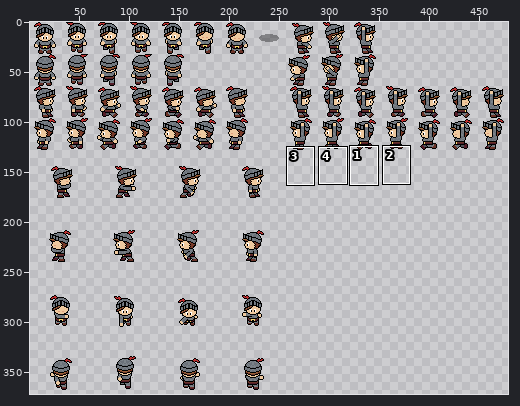
Pixel-art file: Assets/Sprites/player/player_knight_master.aseprite. The first picture is a wide view before the edit; the outline marks the close-up.
Close-up. Before:
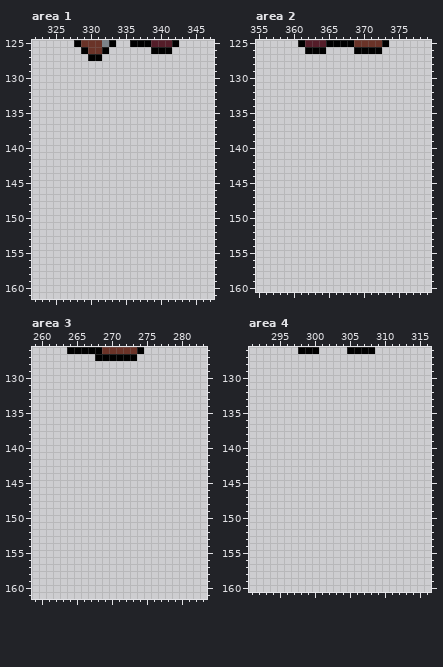
640x640 pixels, 1 frame. Shown: area 1: x 322..347, y 125..161; area 2: x 355..379, y 125..160; area 3: x 259..283, y 126..161; area 4: x 291..316, y 126..160. The wide view leaves out empty margins. The commit also changed other parts of the picture, which this record leaves out.
The same view after the edit:
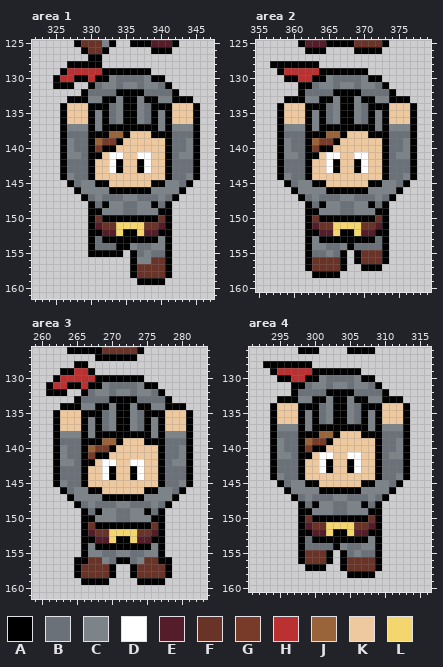
Palette (. is transparent): A #000000  B #6b7179  C #7c8389  D #ffffff  E #541d29  F #6a3328  G #783a29  H #bb3030  J #9a643a  K #eec99f  L #f4d66e
The exact change:
Area 1, layer "Player":
y 128: x 327..331 ..... -> AAAAA
y 129: x 326..338 ............. -> AHHHHHAAAAAAA
y 130: x 325..340 ................ -> AHHAAHAACBBBBCAA
y 131: x 325..327 ... -> AAA; x 330..341 ............ -> ABCCBCCBCCBA
y 132: x 329..342 .............. -> ABBBBAAAABBBBA
y 133: x 327..344 .................. -> AAACCAACAACAACCAAA
y 134: x 326..345 .................... -> AKKKAAABCAACBAAAKKKA
y 135..136: x 326..345 .................... -> AKKKACABCAACBACAKKKA
y 137: x 326..345 .................... -> ACCCACAAAAAAAACACCCA
y 138: x 326..345 .................... -> ABBBAAAJJAKKKAAABBBA
y 139: x 326..345 .................... -> ACBBAJGGAKKKKKKABBCA
y 140: x 326..345 .................... -> ACBBAGAAKKKKKKKABBCA
y 141: x 326..345 .................... -> ACCBAAKDDKKDDKKABCCA
y 142..143: x 326..345 .................... -> ABBBAKKDAKKADKKABBBA
y 144: x 326..345 .................... -> ACBBAKKKKKKKKKKABBCA
y 145: x 327..344 .................. -> ABCCAAKKKKKKAACCBA
y 146: x 328..343 ................ -> ACCCCAAAAAACCCCA
y 147: x 329..342 .............. -> ABCBBBCCBBBCBA
y 148: x 330..341 ............ -> ABACCBBCCABA
y 149: x 330..341 ............ -> AACCCBBCCCAA
y 150: x 330..341 ............ -> AFAAAAAAAAFA
y 151: x 330..341 ............ -> AEFFLLLLFFEA
y 152: x 330..341 ............ -> AAEELAALEEAA
y 153: x 330..341 ............ -> ABAAAAAAAACA
y 154: x 330..341 ............ -> ABBBAACBBCCA
y 155: x 330..334 ..... -> AAAAA; x 336..341 ...... -> ABCBBA
y 156: x 336..341 ...... -> ACCFFA
y 157..158: x 336..341 ...... -> AFFFFA
y 159: x 337..340 .... -> AAAA
Area 2, layer "Player":
y 128: x 357..363 ....... -> AAAAAAA
y 129: x 358..370 ............. -> AHHHHHAAAAAAA
y 130: x 359..372 .............. -> AAHHAACBBBBCAA
y 131: x 361..373 ............. -> AABCCBCCBCCBA
y 132: x 361..374 .............. -> ABBBBAAAABBBBA
y 133: x 359..376 .................. -> AAACCAACAACAACCAAA
y 134: x 358..377 .................... -> AKKKAAABCAACBAAAKKKA
y 135..136: x 358..377 .................... -> AKKKACABCAACBACAKKKA
y 137: x 358..377 .................... -> ACCCACAAAAAAAACACCCA
y 138: x 358..377 .................... -> ABBBAAAJJAKKKAAABBBA
y 139: x 358..377 .................... -> ACBBAJGGAKKKKKKABBCA
y 140: x 358..377 .................... -> ACBBAGAAKKKKKKKABBCA
y 141: x 358..377 .................... -> ACCBAAKDDKKDDKKABCCA
y 142..143: x 358..377 .................... -> ABBBAKKDAKKADKKABBBA
y 144: x 358..377 .................... -> ACBBAKKKKKKKKKKABBCA
y 145: x 359..376 .................. -> ABCCAAKKKKKKAACCBA
y 146: x 360..375 ................ -> ACCCCAAAAAACCCCA
y 147: x 361..374 .............. -> ABCBBBCCBBBCBA
y 148: x 362..373 ............ -> ABACCBBCCABA
y 149: x 362..373 ............ -> AACCCBBCCCAA
y 150: x 362..373 ............ -> AFAAAAAAAAFA
y 151: x 362..373 ............ -> AEFFLLLLFFEA
y 152: x 362..373 ............ -> AAEELAALEEAA
y 153: x 362..373 ............ -> ACAAAAAAAABA
y 154: x 362..373 ............ -> ACCBBCABBBBA
y 155: x 362..367 ...... -> ABBCBA; x 369..373 ..... -> AFFFA
y 156: x 362..367 ...... -> AFFFFA; x 369..373 ..... -> AFFFA
y 157: x 362..367 ...... -> AFFFFA; x 370..372 ... -> AAA
y 158: x 363..366 .... -> AAAA
Area 3, layer "Player":
y 128: x 265..266 .. -> AA
y 129: x 263..267 ..... -> AAHHA
y 130: x 262..274 ............. -> AHHHHHAAAAAAA
y 131: x 261..276 ................ -> AHHAAHAACBBBBCAA
y 132: x 261..263 ... -> AAA; x 266..277 ............ -> ABCCBCCBCCBA
y 133: x 265..278 .............. -> ABBBBAAAABBBBA
y 134: x 263..280 .................. -> AAACCAACAACAACCAAA
y 135: x 262..281 .................... -> AKKKAAABCAACBAAAKKKA
y 136..137: x 262..281 .................... -> AKKKACABCAACBACAKKKA
y 138: x 262..281 .................... -> ACCCACAAAAAAAACACCCA
y 139: x 262..281 .................... -> ABBBAAAJJAKKKAAABBBA
y 140: x 262..281 .................... -> ACBBAJGGAKKKKKKABBCA
y 141: x 262..281 .................... -> ACBBAGAAKKKKKKKABBCA
y 142: x 262..281 .................... -> ACCBAAKDDKKDDKKABCCA
y 143..144: x 262..281 .................... -> ABBBAKKDAKKADKKABBBA
y 145: x 262..281 .................... -> ACBBAKKKKKKKKKKABBCA
y 146: x 263..280 .................. -> ABCCAAKKKKKKAACCBA
y 147: x 264..279 ................ -> ACCCCAAAAAACCCCA
y 148: x 265..278 .............. -> ABCBBBCCBBBCBA
y 149: x 266..277 ............ -> ABACCBBCCABA
y 150: x 266..277 ............ -> AACCCBBCCCAA
y 151: x 266..277 ............ -> AFAAAAAAAAFA
y 152: x 266..277 ............ -> AEFFLLLLFFEA
y 153: x 266..277 ............ -> AAEELAALEEAA
y 154: x 266..277 ............ -> ACAAAAAAAACA
y 155: x 266..277 ............ -> ACCBBCCBBCCA
y 156: x 265..278 .............. -> AAFFCBAABCFFAA
y 157..158: x 265..270 ...... -> AFFFFA; x 273..278 ...... -> AFFFFA
y 159: x 266..269 .... -> AAAA; x 274..277 .... -> AAAA
Area 4, layer "Player":
y 128: x 293..299 ....... -> AAAAAAA
y 129: x 294..306 ............. -> AHHHHHAAAAAAA
y 130: x 295..308 .............. -> AAHHAACBBBBCAA
y 131: x 297..309 ............. -> AABCCBCCBCCBA
y 132: x 297..310 .............. -> ABBBBAAAABBBBA
y 133: x 295..312 .................. -> AAACCAACAACAACCAAA
y 134: x 294..313 .................... -> AKKKAAABCAACBAAAKKKA
y 135..136: x 294..313 .................... -> AKKKACABCAACBACAKKKA
y 137: x 294..313 .................... -> ACCCACAAAAAAAACACCCA
y 138: x 294..313 .................... -> ABBBAAAJJAKKKAAABBBA
y 139: x 294..313 .................... -> ACBBAJGGAKKKKKKABBCA
y 140: x 294..313 .................... -> ACBBAGAAKKKKKKKABBCA
y 141: x 294..313 .................... -> ACCBAAKDDKKDDKKABCCA
y 142..143: x 294..313 .................... -> ABBBAKKDAKKADKKABBBA
y 144: x 294..313 .................... -> ACBBAKKKKKKKKKKABBCA
y 145: x 295..312 .................. -> ABCCAAKKKKKKAACCBA
y 146: x 296..311 ................ -> ACCCCAAAAAACCCCA
y 147: x 297..310 .............. -> ABCBBBCCBBBCBA
y 148: x 298..309 ............ -> ABACCBBCCABA
y 149: x 298..309 ............ -> AACCCBBCCCAA
y 150: x 298..309 ............ -> AFAAAAAAAAFA
y 151: x 298..309 ............ -> AEFFLLLLFFEA
y 152: x 298..309 ............ -> AAEELAALEEAA
y 153: x 298..309 ............ -> ABAAAAAAAACA
y 154: x 298..309 ............ -> ABBBBACBBCCA
y 155: x 298..302 ..... -> AFFFA; x 304..309 ...... -> ABCBBA
y 156: x 298..302 ..... -> AFFFA; x 304..309 ...... -> AFFFFA
y 157: x 299..301 ... -> AAA; x 304..309 ...... -> AFFFFA
y 158: x 305..308 .... -> AAAA
Pixel boxes of the changes (left, top, right, bottom) in both close-ups:
added: (53, 61, 200, 285)
added: (270, 61, 417, 278)
added: (46, 361, 193, 585)
added: (263, 361, 410, 578)
